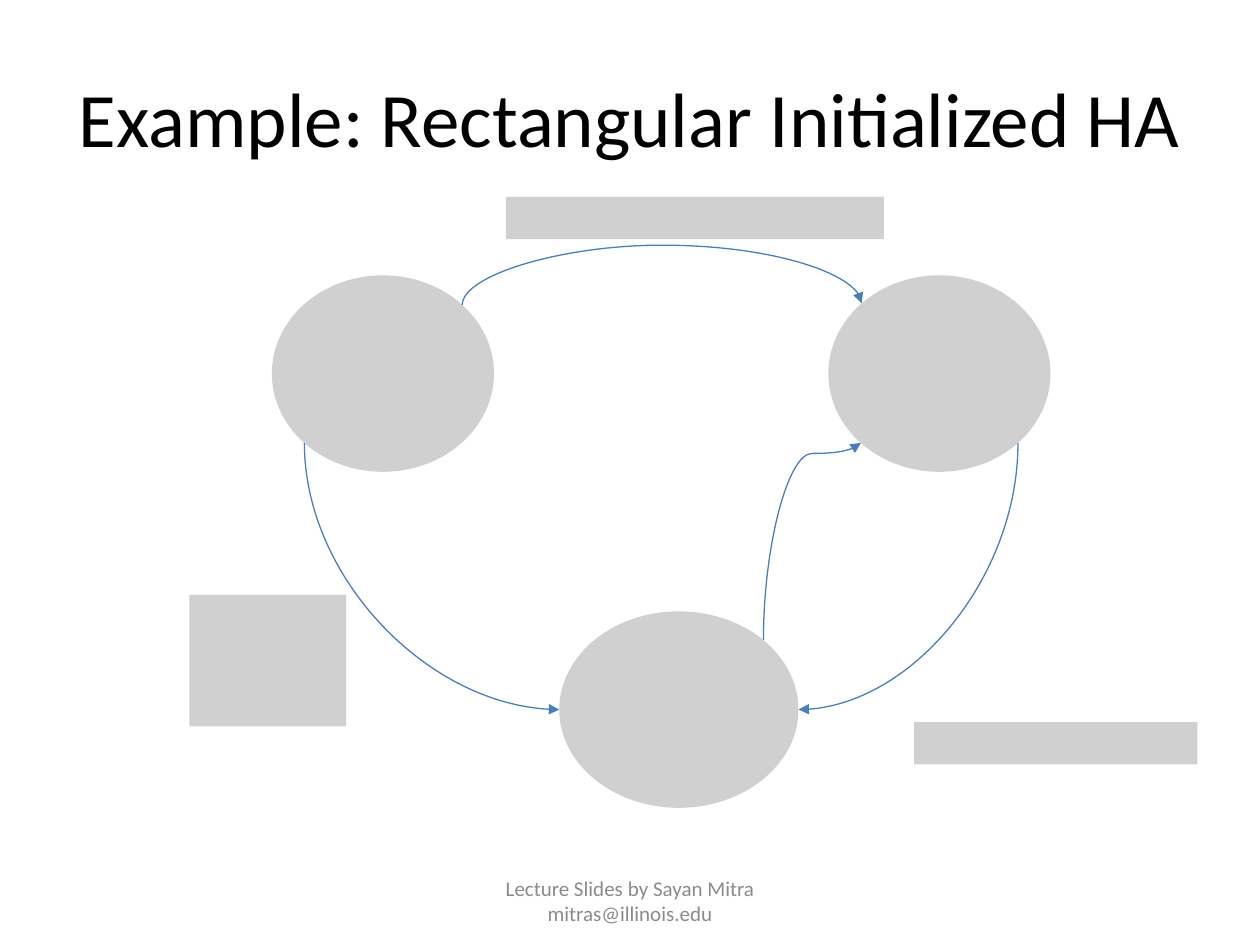
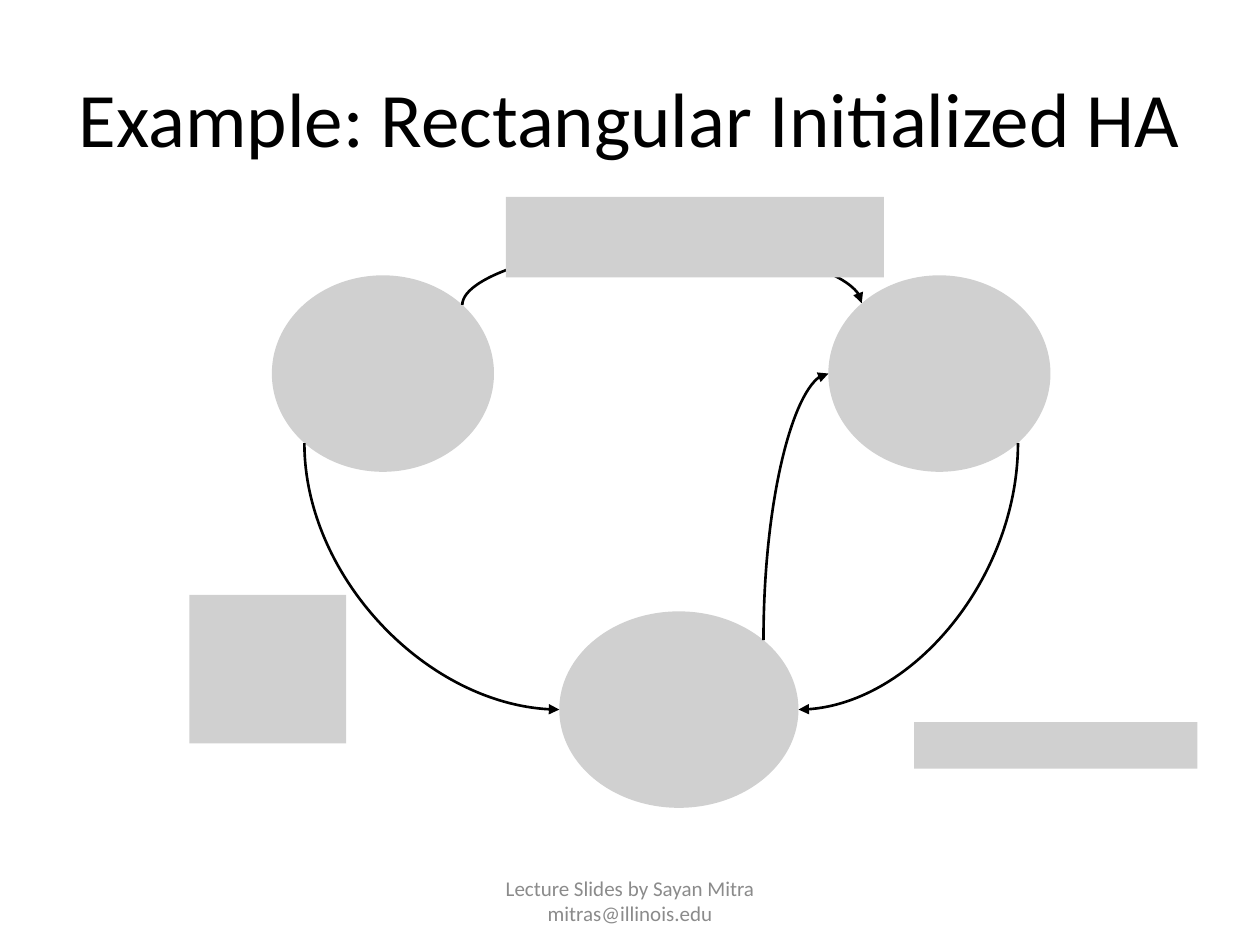
Before and after one commit to sayanmitracode/cpsbooksite, a slide deck: slide 29 of Slides/ReachabilityTimedAutomata.pptx. Drawn at 1260x945 pixels with LibreOffice and Linux fonts; fonts in the diff are those of the drawing; grey boxes stand for pictures. Boxes give left, top, right and bottom in pixels: in the first picture for what was removed or moved away, otherwise in the second. Text is boxed around its words. In the diff, an @@ line names an element or a change of style, - is before the commit and + after.

```diff
--- a/Slides/ReachabilityTimedAutomata.pptx
+++ b/Slides/ReachabilityTimedAutomata.pptx
@@ picture: place and size @@
-picture at (505, 197, 883, 239)
+picture at (505, 197, 883, 277)
@@ curved arrow (462, 305) - (862, 304): stroke #4B7EBC 0.75 pt to #000000 1.5 pt @@
@@ curved arrow moved from (764, 640) - (861, 444) to (764, 640) - (828, 373) @@
@@ curved arrow (764, 640) - (828, 373): stroke #4B7EBC 0.75 pt to #000000 1.5 pt @@
@@ curved arrow (305, 444) - (559, 709): stroke #4B7EBC 0.75 pt to #000000 1.5 pt @@
@@ curved arrow (1018, 444) - (799, 709): stroke #4B7EBC 0.75 pt to #000000 1.5 pt @@
@@ picture: place and size @@
-picture at (189, 595, 345, 726)
+picture at (189, 595, 345, 743)
@@ picture: place and size @@
-picture at (915, 722, 1198, 765)
+picture at (915, 722, 1198, 769)
```
Also in this commit, not shown: 4 other slides changed, 2 slides added, 1 slide removed, 7 other files.
